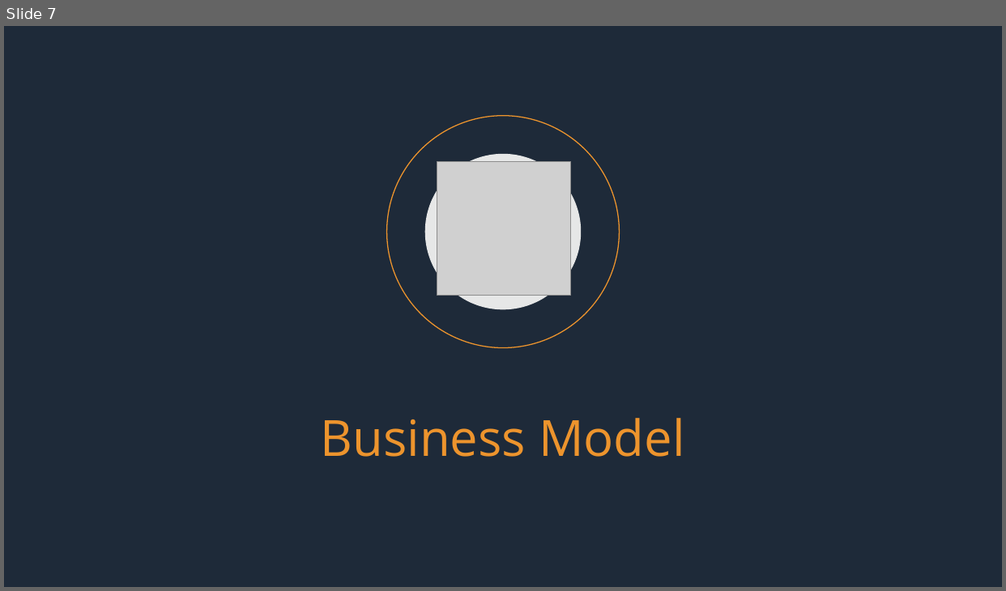
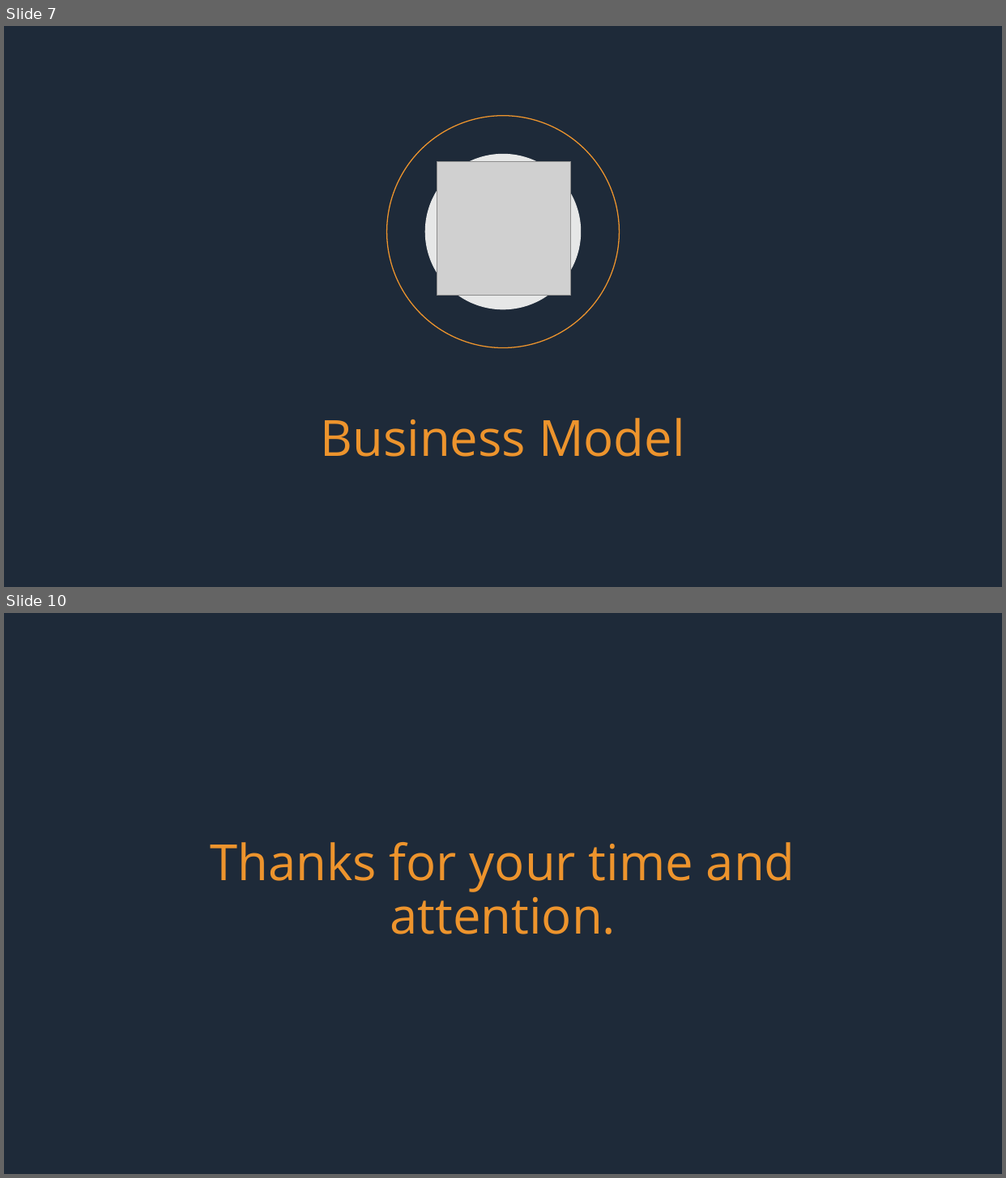
Before and after one commit to eyupbarlas/KeyFinder, a slide deck: Presentation/KeyFinder Proposal.pptx. Shown one above the other, each under a label of ours: slide 7 before the commit, slides 7 and 10 after it; the slides between them are not shown. The pictures are 1006x591 and 1006x1178 pixels, drawn with LibreOffice and Linux fonts; fonts in the diff are those of the drawing; grey boxes stand for pictures. Boxes give left, top, right and bottom in pixels: in the first picture for what was removed or moved away, otherwise in the second. Text is boxed around its words. In the diff, an @@ line names an element or a change of style, - is before the commit and + after.

```diff
--- a/Presentation/KeyFinder Proposal.pptx
+++ b/Presentation/KeyFinder Proposal.pptx
@@ slide 10 added at (4, 613, 1002, 1174), background #1E2A39 @@
@@ title added at (210, 842, 795, 935), 48 pt, text #ED942D @@
+Thanks for your time and attention.
```
Also in this commit, not shown: 1 slide changed, 2 other slides added, 1 slide removed.
